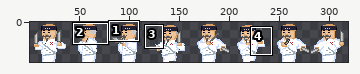
A sprite sheet gets an edit: assets/chef2.png. Above: a wide view before the commit, with the close-up outlined.
Close-up. The starting point:
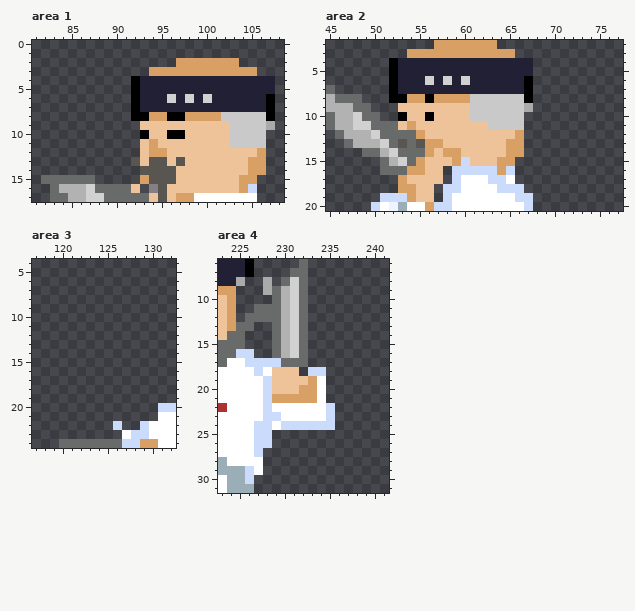
The file is 320x40 pixels. Shown: area 1: x 81..108, y 0..17; area 2: x 45..77, y 2..20; area 3: x 117..132, y 4..24; area 4: x 223..241, y 6..31. The wide view leaves out empty margins. The commit also changed other parts of the picture, which this record leaves out.
After:
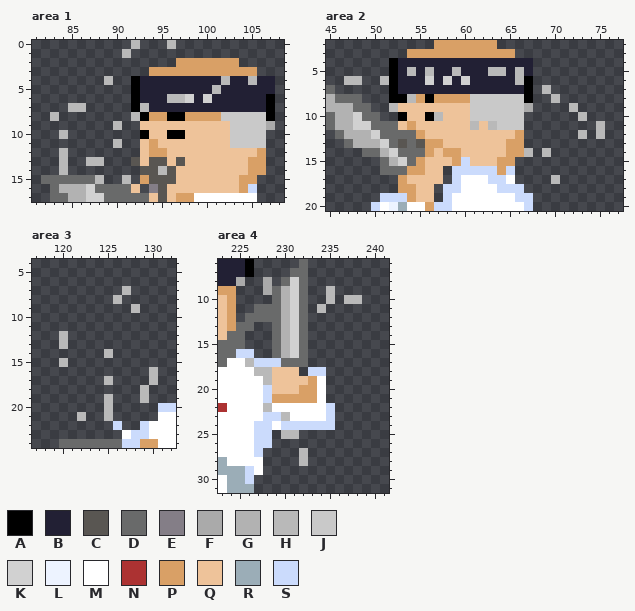
Palette (. is transparent): A #000000  B #222034  C #595652  D #696a6a  E #847e87  F #aaaaaa  G #b2b2b2  H #b9b9b9  J #c9c9c9  K #d1d1d1  L #edf3ff  M #ffffff  N #ac3232  P #d9a066  Q #eec39a  R #9badb7  S #cbdbfc
The exact change:
Area 1:
y 0: x 92 . -> H; x 96 . -> H
y 1: x 91 . -> H
y 4: x 89 . -> H; x 102 B -> H; x 105 B -> H
y 5: x 101 B -> H
y 6: x 96..97 KB -> HH
y 7: x 85..86 .. -> HH; x 93 B -> H
y 8: x 83 . -> H; x 92 A -> H
y 9: x 90 . -> H
y 10: x 84 . -> H
y 11: x 90 . -> H
y 12: x 84 . -> H
y 13: x 84 . -> H; x 87..88 .. -> HH
y 14: x 84 . -> H; x 95 C -> H
y 15: x 88 . -> H; x 91 . -> H
Area 2:
y 5: x 54 B -> H; x 56 B -> H; x 59 B -> H; x 63..64 BB -> HH; x 66 B -> H
y 6: x 47..48 .. -> HH; x 51 . -> H; x 66 B -> H
y 7: x 69 . -> H
y 8: x 54 P -> H; x 70 . -> H
y 9: x 52 . -> H; x 72 . -> H
y 10: x 57 Q -> H; x 73 . -> H
y 11: x 61 Q -> H; x 63 J -> H; x 75 . -> H
y 12: x 73 . -> H; x 75 . -> H
y 14: x 67 . -> H; x 69 . -> H
y 17: x 70 . -> H
Area 3:
y 7: x 127 . -> H
y 8: x 126 . -> H
y 9: x 128 . -> H
y 12..13: x 120 . -> H
y 14: x 125 . -> H
y 15: x 120 . -> H
y 16: x 130 . -> H
y 17: x 125 . -> H; x 130 . -> H
y 18: x 129 . -> H
y 19: x 125 . -> H; x 129 . -> H
y 20: x 125 . -> H
y 21: x 122 . -> H; x 125 . -> H
Area 4:
y 9: x 235 . -> H
y 10: x 235 . -> H; x 237..238 .. -> HH
y 11: x 234 . -> H
y 17: x 226 S -> H
y 18: x 227..228 SM -> HH
y 19: x 228 S -> H
y 22: x 228 S -> H
y 23: x 230 M -> H
y 25: x 230..231 .. -> HH
y 27..28: x 232 . -> H
Changed places in both close-ups, as pixel boxes (x1, y1, x2, y2):
changed: (50, 40, 257, 184)
changed: (344, 67, 605, 184)
added: (113, 286, 140, 313)
added: (59, 331, 113, 421)
added: (140, 367, 158, 403)
added: (317, 286, 362, 313)
changed: (245, 358, 308, 466)
